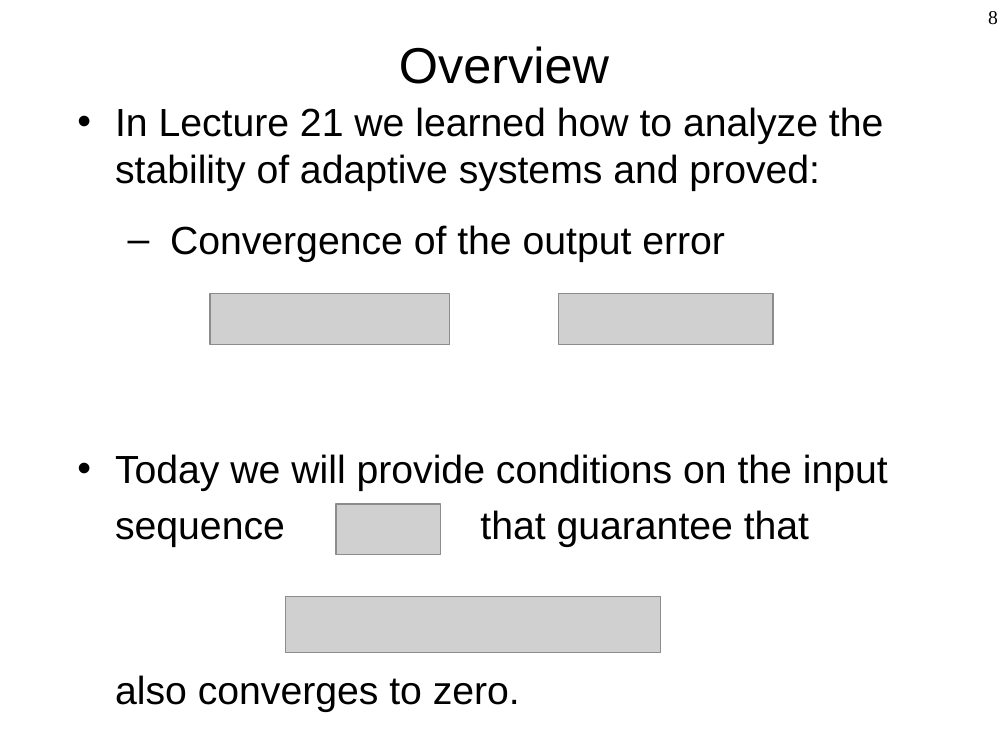
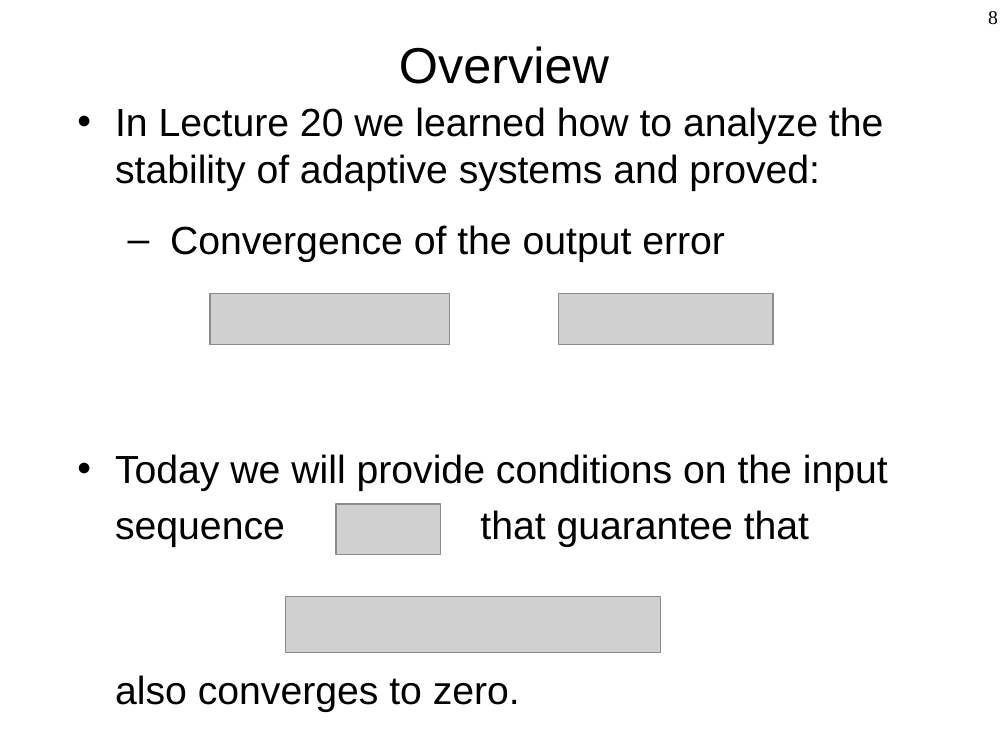
Before and after one commit to Berkeley-ME233/Berkeley-ME233.github.io, a slide deck: slide 8 of static/ME233_Sp16_L21_Parameter_Convergence.pptx. Drawn at 1008x756 pixels with LibreOffice and Linux fonts; fonts in the diff are those of the drawing; grey boxes stand for pictures. Boxes give left, top, right and bottom in pixels: in the first picture for what was removed or moved away, otherwise in the second. Text is boxed around its words. In the diff, an @@ line names an element or a change of style, - is before the commit and + after.

```diff
--- a/static/ME233_Sp16_L21_Parameter_Convergence.pptx
+++ b/static/ME233_Sp16_L21_Parameter_Convergence.pptx
@@ text at [115,107,883,191]: text changed @@
-• In Lecture 21 we learned how to analyze the stability of adaptive systems and proved:
+• In Lecture 20 we learned how to analyze the stability of adaptive systems and proved:
```
Also in this commit, not shown: 1 other file.
